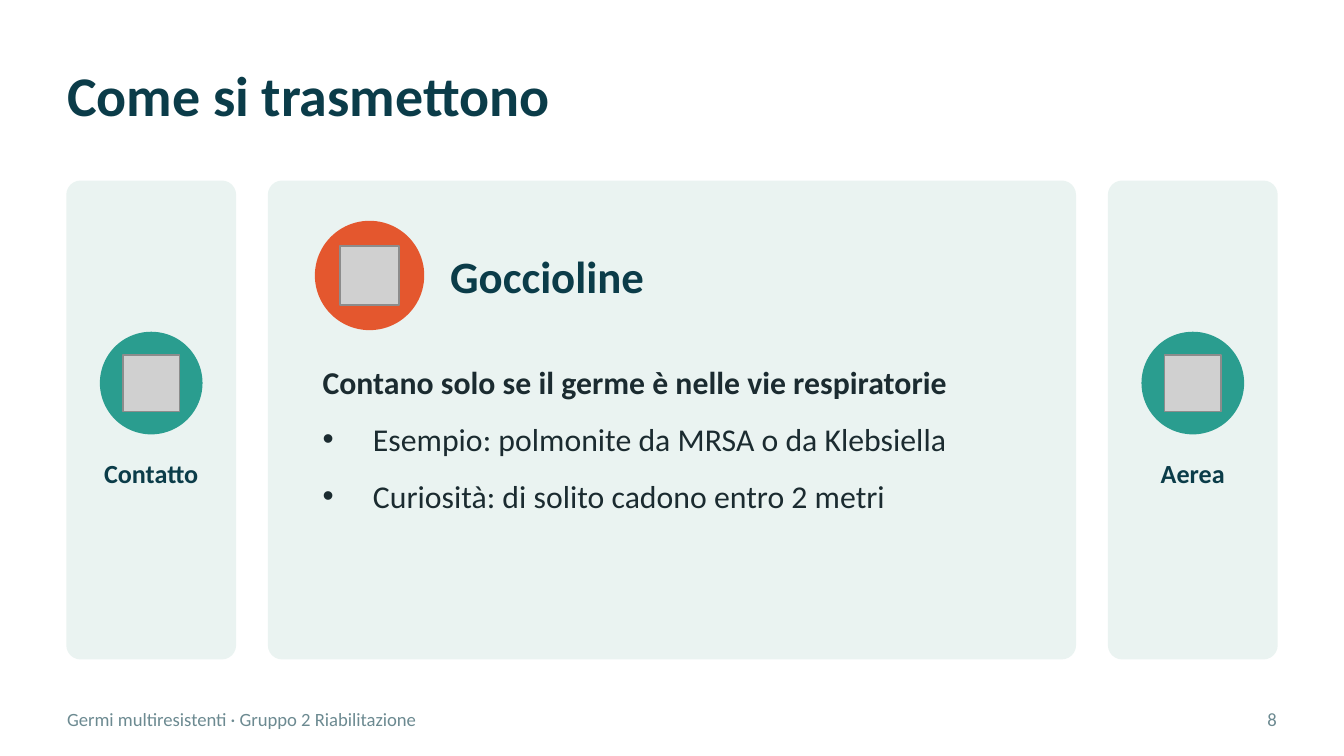
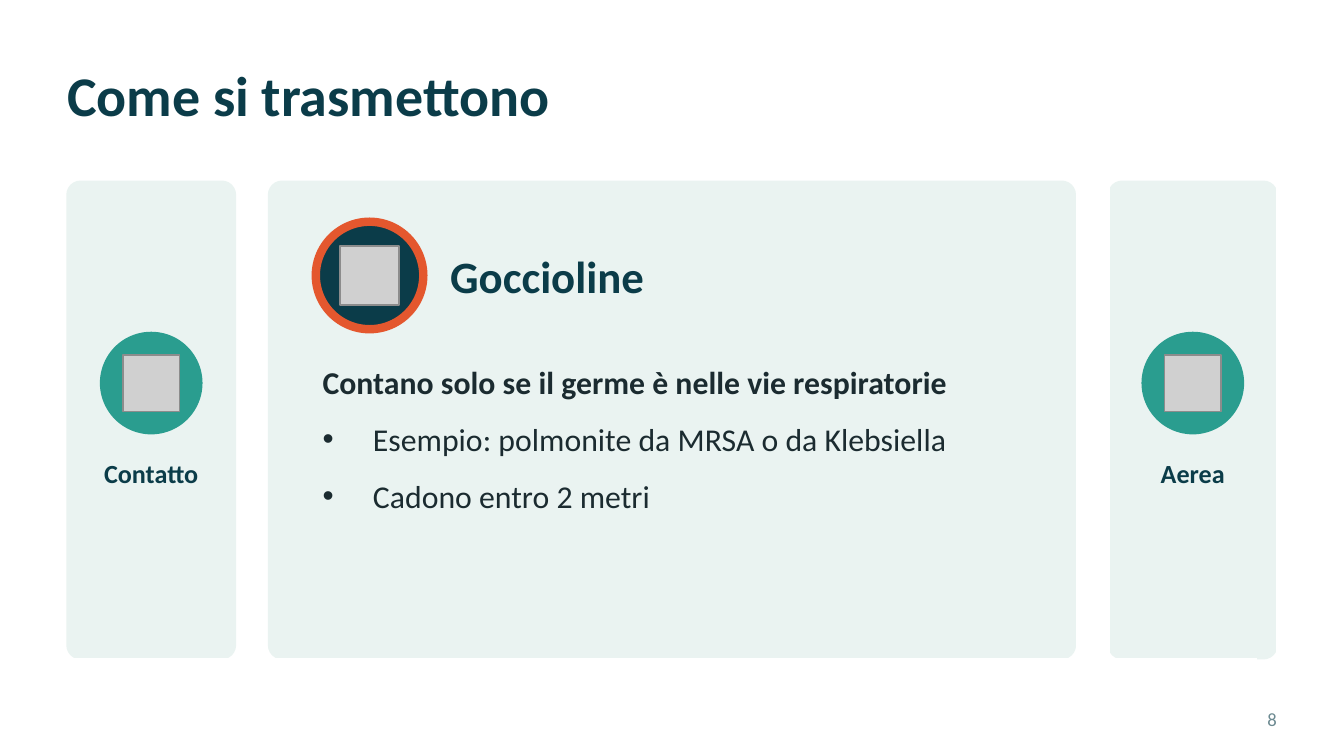
Before and after one commit to theRealCB/04_SSPSS, a slide deck: slide 15 of Situazioni di cura/Multiresistenze/Multiresistenze_Gruppo2_v6.pptx. Drawn at 1344x756 pixels with LibreOffice and Linux fonts; fonts in the diff are those of the drawing; grey boxes stand for pictures. Boxes give left, top, right and bottom in pixels: in the first picture for what was removed or moved away, otherwise in the second. Text is boxed around its words. In the diff, an @@ line names an element or a change of style, - is before the commit and + after.

```diff
--- a/Situazioni di cura/Multiresistenze/Multiresistenze_Gruppo2_v6.pptx
+++ b/Situazioni di cura/Multiresistenze/Multiresistenze_Gruppo2_v6.pptx
@@ rectangle added at [1078,181,1109,756], fill #FFFFFF, outline #FFFFFF 1 pt @@
@@ ellipse at [316,222,423,329]: fill #E4572E to #0B3C49; outline #E4572E 1 pt to #E4572E 4.5 pt @@
@@ text at [373,486,650,509]: text changed @@
-• Curiosità: di solito cadono entro 2 metri
+• Cadono entro 2 metri
@@ rectangle added at [0,659,1257,755], fill #FFFFFF, outline #FFFFFF 1 pt @@
@@ text removed at [67,713,416,729] @@
-Germi multiresistenti · Gruppo 2 Riabilitazione
```
Also in this commit, not shown: 79 other slides changed, 1 slide added, 1 slide removed, 3 other files.
